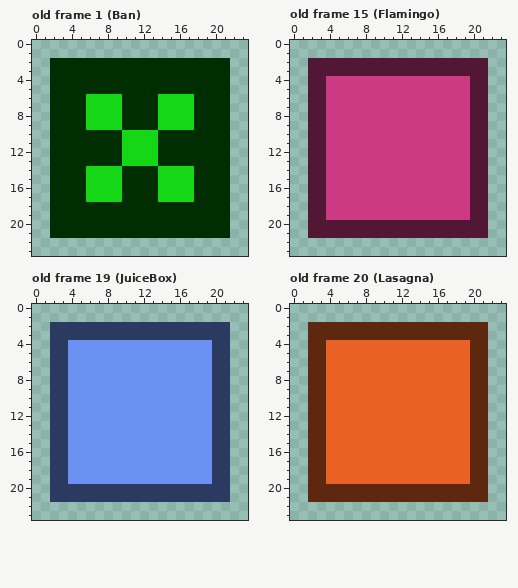
Pixel-art file -- resources/atlas/box.aseprite. Above: the version before the commit.
24x24 pixels, 21 frames. Shown: old frame 1 (Ban), old frame 15 (Flamingo), old frame 19 (JuiceBox), old frame 20 (Lasagna). The commit also changed other frames, which this record leaves out.
And afterwards:
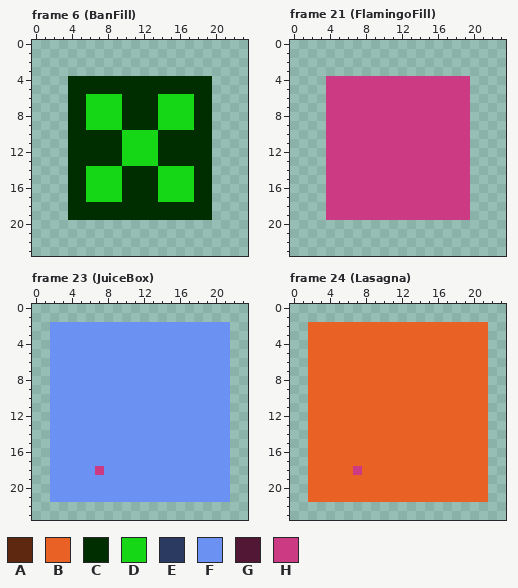
Palette (. is transparent): A #5e270f  B #ea6126  C #002e00  D #15d715  E #2b3a61  F #6b92f2  G #521734  H #cc3a83
A new or re-ordered frame is compared with the old frame closest to it.
Change:
frames 21 -> 25
frames re-ordered
Frame 6 (BanFill) is new; against old frame 1 (Ban), layer "Layer":
y 2..3: x 2..21 CCCCCCCCCCCCCCCCCCCC -> ....................
y 4..19: x 2..3 CC -> ..; x 20..21 CC -> ..
y 20..21: x 2..21 CCCCCCCCCCCCCCCCCCCC -> ....................
Frame 21 (FlamingoFill) is new; against old frame 15 (Flamingo), layer "Layer 1":
y 2..3: x 2..21 GGGGGGGGGGGGGGGGGGGG -> ....................
y 4..19: x 2..3 GG -> ..; x 20..21 GG -> ..
y 20..21: x 2..21 GGGGGGGGGGGGGGGGGGGG -> ....................
Frame 23 (JuiceBox) against old frame 19 (JuiceBox), layer "Layer 1":
y 2..3: x 2..21 EEEEEEEEEEEEEEEEEEEE -> FFFFFFFFFFFFFFFFFFFF
y 4..17: x 2..3 EE -> FF; x 20..21 EE -> FF
y 18: x 2..3 EE -> FF; x 7 F -> H; x 20..21 EE -> FF
y 19: x 2..3 EE -> FF; x 20..21 EE -> FF
y 20..21: x 2..21 EEEEEEEEEEEEEEEEEEEE -> FFFFFFFFFFFFFFFFFFFF
Frame 24 (Lasagna) against old frame 20 (Lasagna), layer "Layer 1":
y 2..3: x 2..21 AAAAAAAAAAAAAAAAAAAA -> BBBBBBBBBBBBBBBBBBBB
y 4..17: x 2..3 AA -> BB; x 20..21 AA -> BB
y 18: x 2..3 AA -> BB; x 7 B -> H; x 20..21 AA -> BB
y 19: x 2..3 AA -> BB; x 20..21 AA -> BB
y 20..21: x 2..21 AAAAAAAAAAAAAAAAAAAA -> BBBBBBBBBBBBBBBBBBBB
